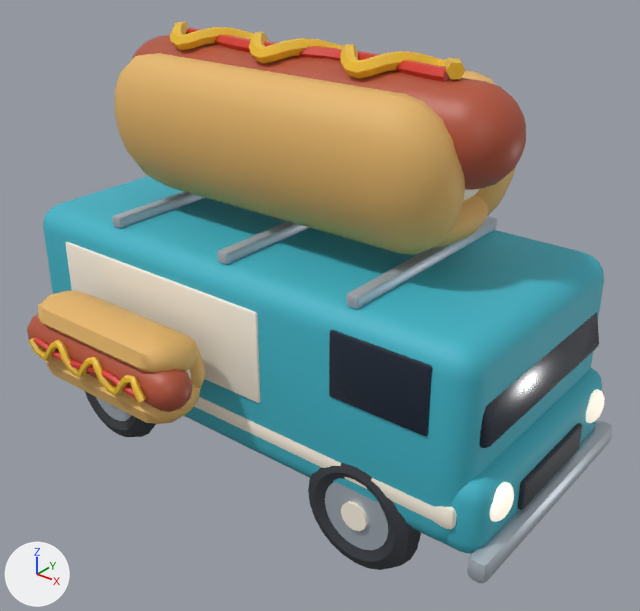
One commit to the FBX model SellHotDogs/assets/exports/DeliveryVan.fbx: the scene before it, then after it.
Rendered twice from a camera (50 mm lens) standing at (10.76, -12.17, 11.65) and looking at (0.78, 0.29, 3.92). Arrows for +X, +Y and +Z are at lower left; the lights stay in place. The first picture is the older version.

Names of what the first picture shows: 'DeliveryVan'.
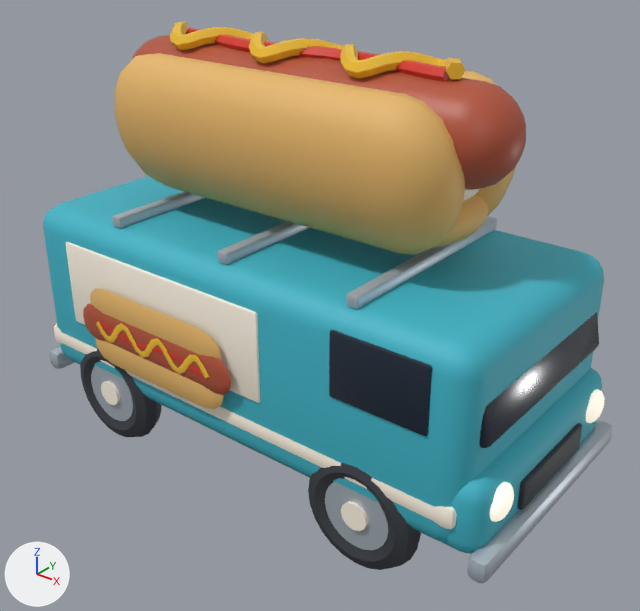
The newer file is also turned or shifted as a whole; pictures and numbers use the older file's frame.

Patch to the scene script:
```diff
--- a/SellHotDogs/assets/exports/DeliveryVan.fbx.py
+++ b/SellHotDogs/assets/exports/DeliveryVan.fbx.py
@@ me_deliveryvan @@
 # used by ob_deliveryvan; location = (0.0, 0.0, 0.0)
-me_deliveryvan.from_pydata(...)  # 4506 vertices, 4475 faces; spans x -5.9..5.9, y -3.7..3.7, z 0.0..8.91
+me_deliveryvan.from_pydata(...)  # 4506 vertices, 4475 faces; spans x -5.9..5.9, y -2.05..3.7, z 0.0..8.91
+# me_deliveryvan part 1: the loose piece of 56 vertices spanning x -3.69..0.19, y -3.48..-2.13, z 2.44..3.31 is scaled about its middle by (1, 0.136, 1), then moved by (0.0, 0.88, -0.25)
+# me_deliveryvan part 2: the loose piece of 56 vertices spanning x -3.69..0.19, y -3.48..-2.13, z 3.33..4.2 is scaled about its middle by (1, 0.136, 1), then moved by (0.0, 0.88, -0.25)
+# me_deliveryvan part 3: the loose piece of 56 vertices spanning x -3.64..0.14, y -2.69..-2.12, z 2.72..3.92 is scaled about its middle by (1, 0.136, 1), then moved by (0.0, 0.53, -0.25)
+# me_deliveryvan part 4: the loose piece of 56 vertices spanning x -3.95..0.45, y -3.53..-2.68, z 2.89..3.75 is scaled about its middle by (1, 0.136, 1), then moved by (0.0, 1.14, -0.25)
+# me_deliveryvan part 5: the loose piece of 150 vertices spanning x -3.3..-0.2, y -3.64..-3.52, z 3.19..3.45 is scaled about its middle by (1, 0.136, 1), then moved by (0.0, 1.55, -0.25)
+# me_deliveryvan part 6: the loose piece of 150 vertices spanning x -3.44..-0.06, y -3.7..-3.49, z 3.0..3.64 is scaled about its middle by (1, 0.136, 1), then moved by (0.0, 1.56, -0.25)
+# other edits to the shape of me_deliveryvan do not show in these pictures
 me_deliveryvan.materials.append(mat_teal)
```

Pixel boxes [x1, y1, x2, y2] of what changed, in the pictures (640 x 611 px; the box of a moved part takes in the faces that stretch with it):
'DeliveryVan', reshaped: before [27, 22, 612, 583]; after [43, 22, 612, 583]
part 1 of me_deliveryvan, moved or reshaped: before [45, 357, 200, 424]; after [95, 338, 224, 409]
part 2 of me_deliveryvan, moved or reshaped: before [38, 290, 200, 373]; after [90, 288, 221, 360]
part 3 of me_deliveryvan, moved or reshaped (not visible afterwards): before [190, 353, 205, 388]
part 4 of me_deliveryvan, moved or reshaped: before [27, 314, 192, 412]; after [83, 304, 231, 395]
part 5 of me_deliveryvan, moved or reshaped: before [34, 337, 136, 399]; after [100, 321, 204, 378]
part 6 of me_deliveryvan, moved or reshaped: before [28, 338, 146, 403]; after [96, 321, 209, 378]
